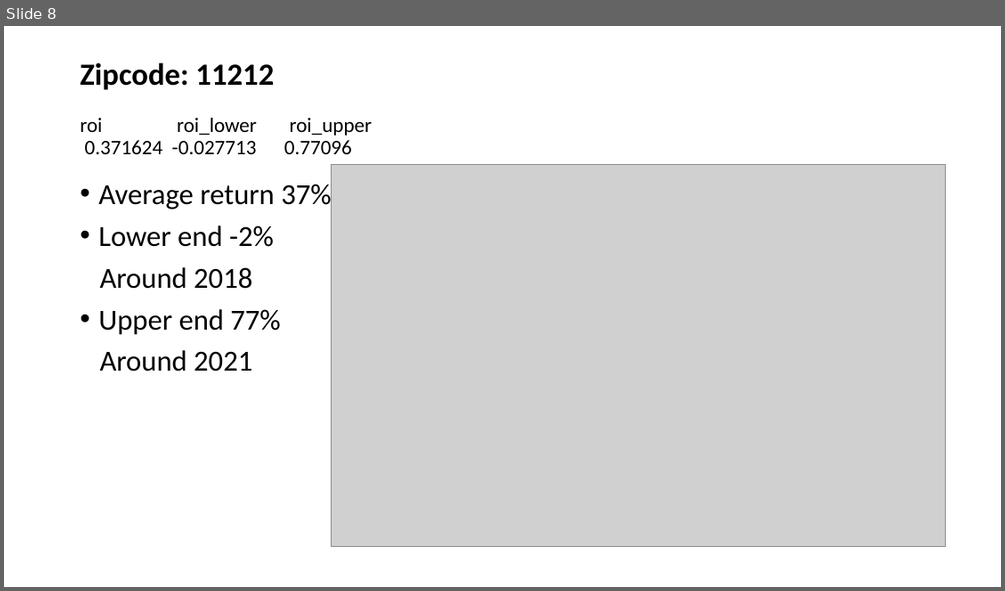
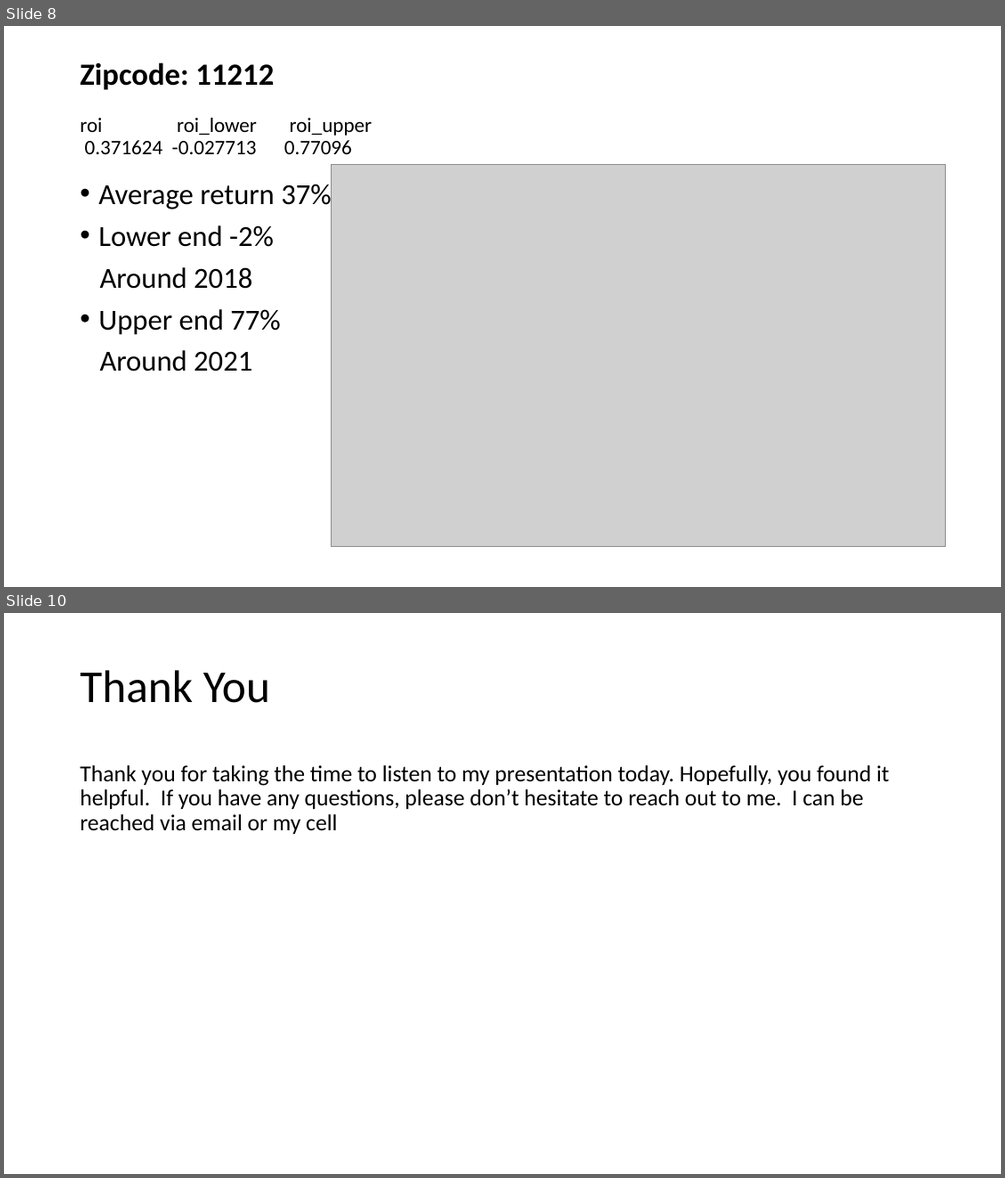
Before and after one commit to davidrtorres/Model-4-Brooklyn-Real-Estate-Investment, a slide deck: zillow_ts.pptx. Shown one above the other, each under a label of ours: slide 8 before the commit, slides 8 and 10 after it; the slides between them are not shown. The pictures are 1005x591 and 1005x1178 pixels, drawn with LibreOffice and Linux fonts; fonts in the diff are those of the drawing; grey boxes stand for pictures. Boxes give left, top, right and bottom in pixels: in the first picture for what was removed or moved away, otherwise in the second. Text is boxed around its words. In the diff, an @@ line names an element or a change of style, - is before the commit and + after.

```diff
--- a/zillow_ts.pptx
+++ b/zillow_ts.pptx
@@ slide 10 added at (x1=4, y1=613, x2=1001, y2=1174), background #FFFFFF @@
@@ title added at (x1=80, y1=670, x2=889, y2=834), 22 pt, text #000000 @@
+Thank You
+Thank you for taking the time to listen to my presentation today. Hopefully, you found it helpful. If you have any questions, please don’t hesitate to reach out to me. I can be reached via email or my cell
```
Also in this commit, not shown: 4 slides changed, 1 other slide added, 1 other file.
